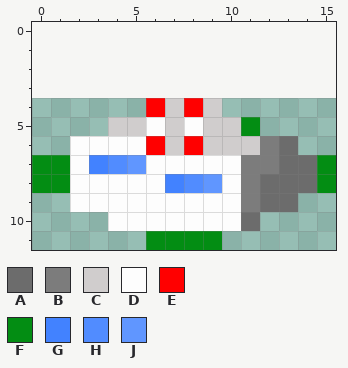
Two versions of one pixel-art sprite, IMAGES/CITY_POWER_STATION.png. Above, as it was before the edit.
The file is 16x8 pixels. The old version is drawn lined up with the new one, on the new canvas.
Palette (. is transparent): A #6c6c6c  B #7c7c7c  C #d0cdcd  D #fdfdfd  E #ff0000  F #038d13  G #4282ff  H #518cff  J #6096ff
The same view after the edit:
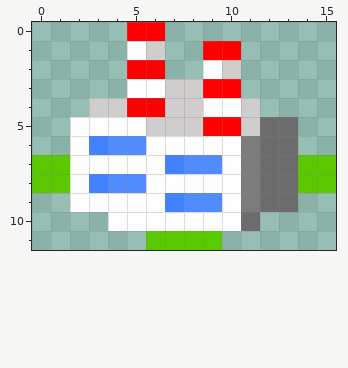
Changes in this commit:
canvas 16x8 -> 16x12, the old top-left corner now at 0,4
colour F: #038d13 -> #5bc900
y 0: x 5..6 .. -> EE
y 1: x 5..6 .. -> DC; x 9..10 .. -> EE
y 2: x 5..6 .. -> EE; x 9..10 .. -> DC
y 3: x 5..10 ...... -> DDCCEE
y 4: x 3..5 ... -> CCE; x 8..11 EC.. -> CDDC
y 5: x 2..6 ..CCD -> DDDDC; x 8..13 DCCF.. -> CEECAA
y 6: x 3..12 DDDECECCCB -> GHHDDDDDBA
y 7: x 3..5 GHJ -> DDD; x 7..9 DDD -> GHH; x 12 B -> A; x 14 A -> F
y 8: x 3..5 DDD -> GHH; x 7..9 GHJ -> DDD; x 14 A -> F
y 9: x 7..9 DDD -> GHH
